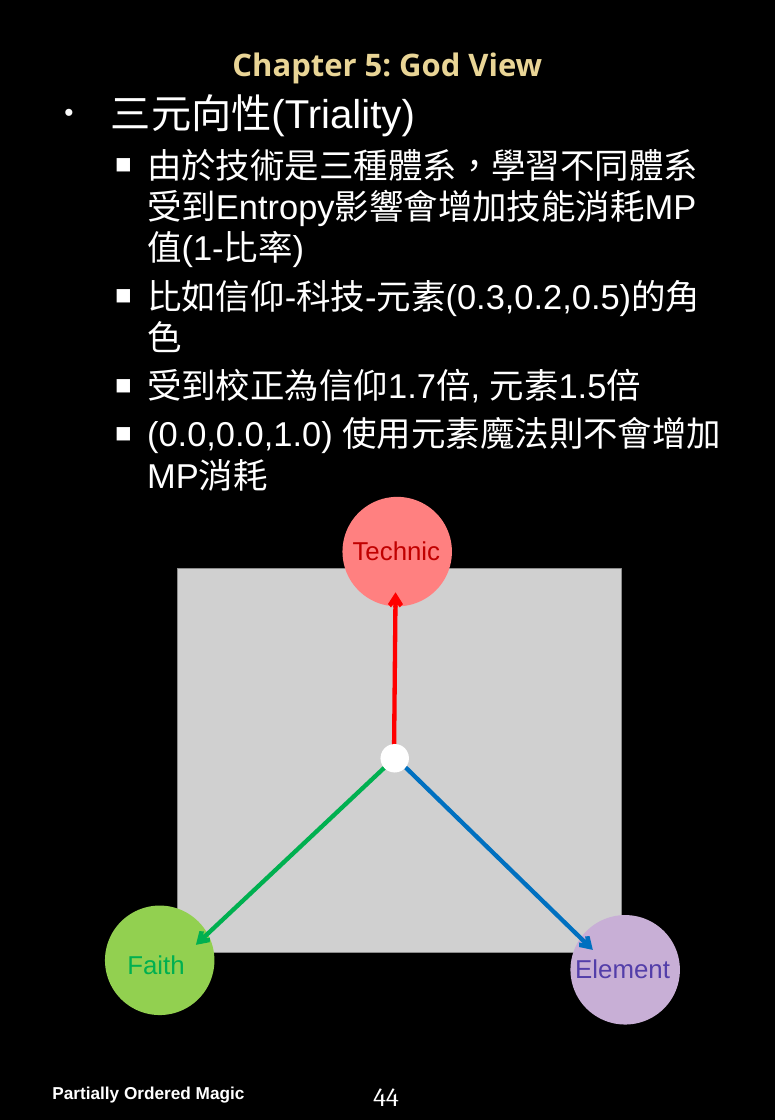
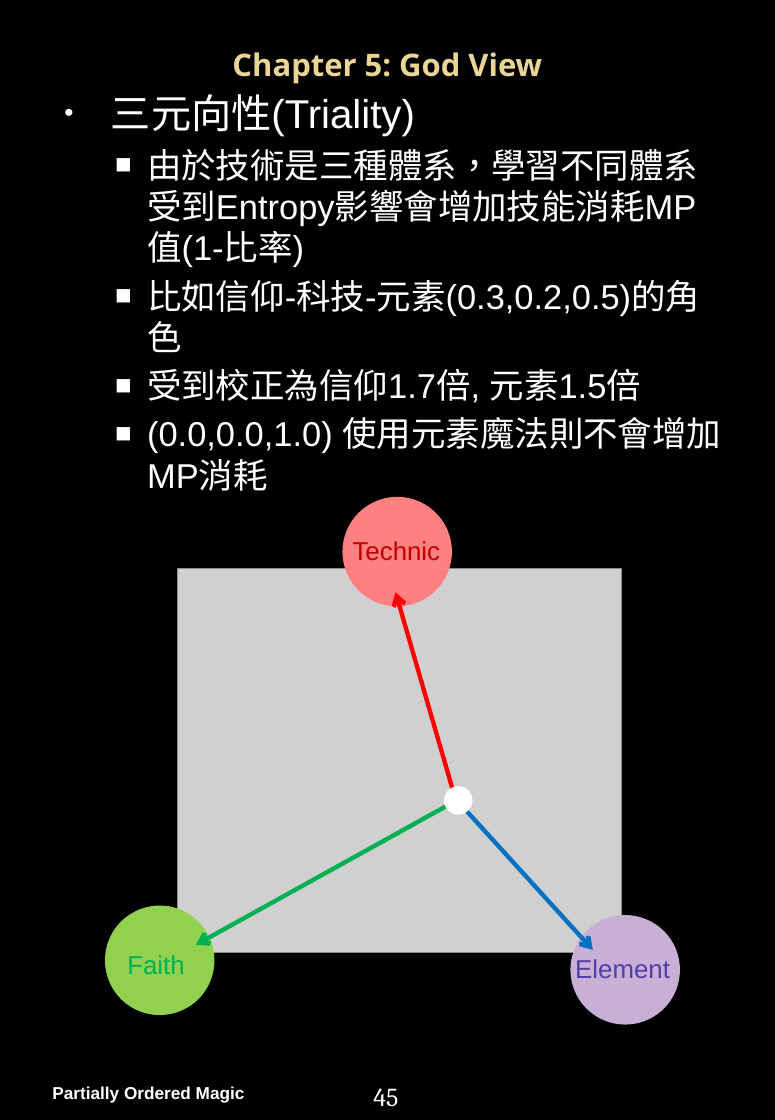
Before and after one commit to PartiallyOrderedMagic/PartiallyOrderedMagic.github.io, a slide deck: slide 46 of MyGame/Partially Ordered Magic Handbook.pptx (slide 45 before the commit). Drawn at 775x1120 pixels with LibreOffice and Linux fonts; fonts in the diff are those of the drawing; grey boxes stand for pictures; background and template pictures are left out. Boxes give left, top, right and bottom in pixels: in the first picture for what was removed or moved away, otherwise in the second. Text is boxed around its words. In the diff, an @@ line names an element or a change of style, - is before the commit and + after.

```diff
--- a/MyGame/Partially Ordered Magic Handbook.pptx
+++ b/MyGame/Partially Ordered Magic Handbook.pptx
@@ arrow moved from (394, 751) - (396, 592) to (456, 799) - (396, 592) @@
@@ arrow moved from (389, 764) - (196, 944) to (459, 799) - (196, 944) @@
@@ ellipse: place and size @@
-ellipse at <box>380,744,409,773</box>
+ellipse at <box>444,785,473,814</box>
@@ arrow moved from (401, 763) - (593, 950) to (461, 805) - (593, 950) @@
@@ page number at <box>373,1088,398,1107</box>: text changed @@
-44
+45
```
Also in this commit, not shown: 11 other slides changed, 1 slide added, 1 slide removed, 3 other files.
